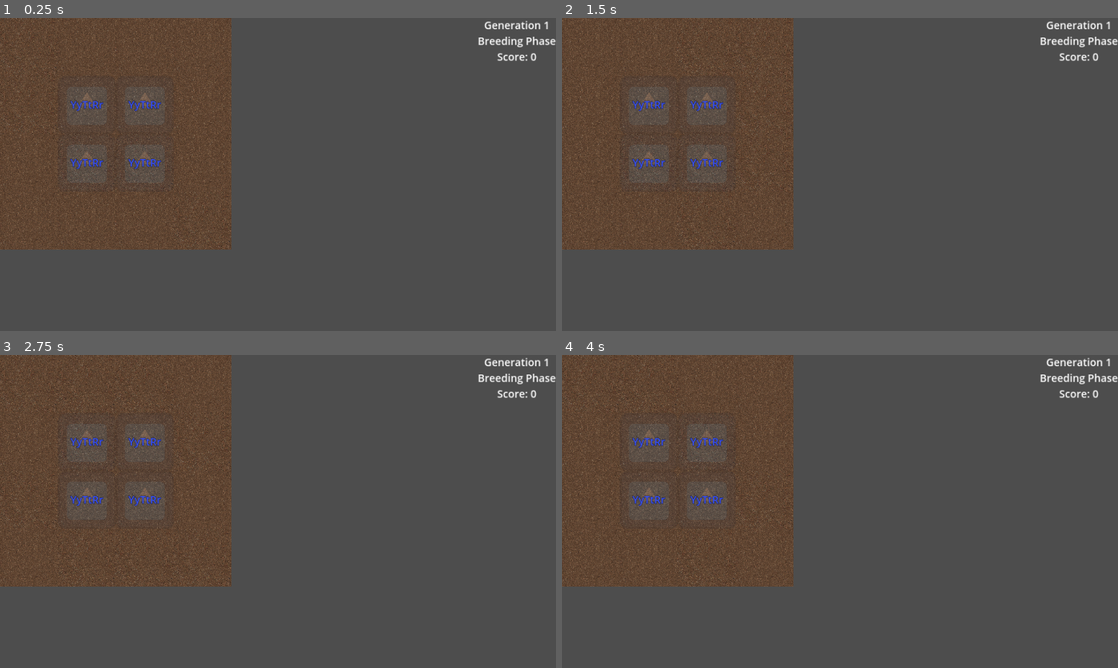
Above: before the commit, frames 1-4 (two rows, left to right).
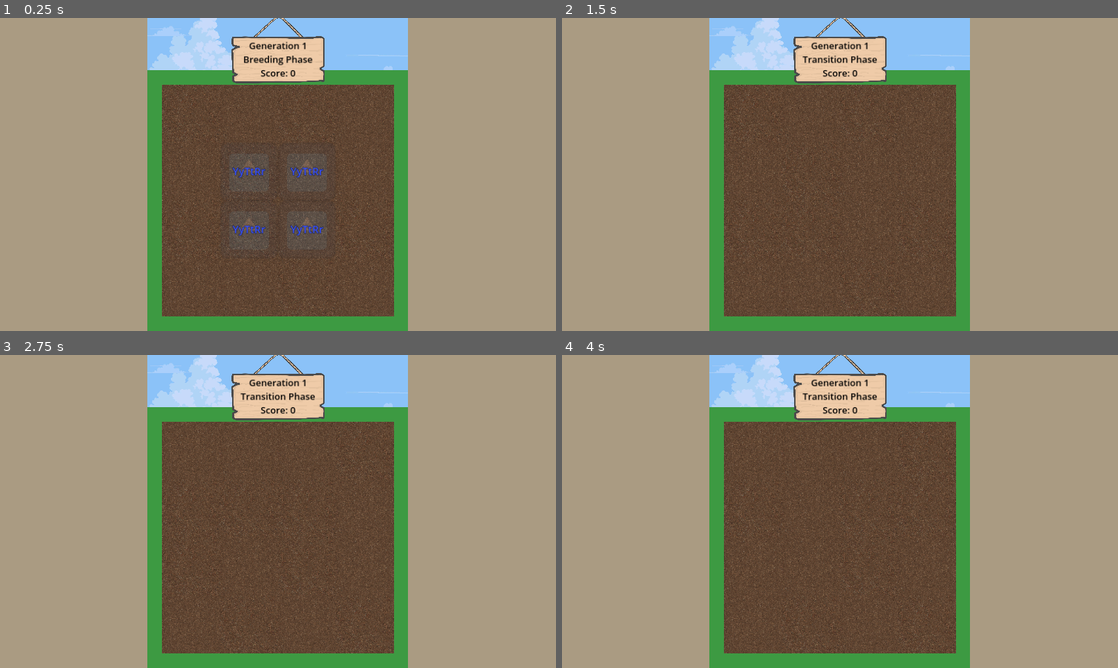
Above: after the commit, the same moments.

Repository: vincentwilliamrodriguez/Inheritopia
Game: Godot game, scene res://scenes/game.tscn
Same seed, same stepped clock (60 frames per second), same inputs: the game is played once before the commit and once after it. The engine's default icon, where the game draws it, is replaced by a stand-in: a white triangle on a blue panel in a dark square.
Inputs (mouse positions are in pixels of both pictures, inside the frame that each line leads up to):
- Up to frame 1 (0.25 s): no input
- Up to frame 2 (1.5 s): tap Enter at 0.5 s; move the mouse to (962, 158) at 0.52 s; tap N (next) at 0.6, 1.35 s; click (962, 158) at 0.67 s; tap Space at 1.25 s; move the mouse to (728, 190) at 1.27 s; click (728, 190) at 1.42 s
- Up to frame 3 (2.75 s): tap Enter at 2 s; move the mouse to (333, 442) at 2.02 s; tap N (next) at 2.1 s; click (333, 442) at 2.17 s
- Up to frame 4 (4 s): tap Space at 2.75 s; move the mouse to (812, 574) at 2.77 s; tap N (next) at 2.85, 3.6 s; click (812, 574) at 2.92 s; tap Enter at 3.5 s; move the mouse to (1006, 558) at 3.52 s; click (1006, 558) at 3.67 s

The runs differ from the first frame. In frame 1, 88% of the frame differs, in the area x 0-100%, y 0-100%; in frame 2, 92%; in frame 3, 92%; in frame 4, 92%.

Commit message:
Add basic center GUI components & day/night cycle

Diff:
--- a/project.godot
+++ b/project.godot
@@ -36,12 +36,10 @@
 
 folder_colors={
 "res://images/": "blue",
-"res://images/bee/": "yellow",
-"res://images/dirt/": "orange",
-"res://images/icons/": "teal",
 "res://images/sunflower/": "yellow",
 "res://scenes/": "green",
-"res://scripts/": "yellow"
+"res://scripts/": "yellow",
+"res://themes/": "purple"
 }
 
 [input]
--- a/scenes/game.tscn
+++ b/scenes/game.tscn
@@ -1,7 +1,9 @@
-[gd_scene load_steps=19 format=3 uid="uid://bcwkumgg4hhny"]
+[gd_scene load_steps=23 format=3 uid="uid://bcwkumgg4hhny"]
 
 [ext_resource type="Script" path="res://scripts/Game.gd" id="1_bmtli"]
 [ext_resource type="Script" path="res://scripts/Sunflower.gd" id="2_5e7ut"]
+[ext_resource type="Theme" uid="uid://ddeymmf1elgc0" path="res://themes/default_theme.tres" id="2_t6ejp"]
+[ext_resource type="Texture2D" uid="uid://c08pva05aoqfc" path="res://images/sky/day.png" id="3_1268t"]
 [ext_resource type="Texture2D" uid="uid://bf5nf1hlosgwm" path="res://icon.svg" id="3_tqvwn"]
 [ext_resource type="Texture2D" uid="uid://45fbnxxqdelb" path="res://images/dirt/dirt_1.png" id="4_bcfba"]
 [ext_resource type="Texture2D" uid="uid://3v4rfcdcwq3s" path="res://images/dirt/dirt_2.png" id="5_fgwel"]
@@ -9,15 +11,10 @@
 [ext_resource type="Texture2D" uid="uid://qhr2g881xixa" path="res://images/dirt/drought_2.png" id="7_2xrdv"]
 [ext_resource type="Texture2D" uid="uid://sgjact2vc816" path="res://images/dirt/waterlogged_1.png" id="8_dfhwu"]
 [ext_resource type="Texture2D" uid="uid://bo0tml5kn3ks0" path="res://images/dirt/waterlogged_2.png" id="9_du1dr"]
-
-[sub_resource type="LabelSettings" id="LabelSettings_u6mx4"]
-font_size = 36
-font_color = Color(0.215686, 0.321569, 1, 1)
-outline_size = 3
-outline_color = Color(0, 0, 0, 1)
-
-[sub_resource type="LabelSettings" id="LabelSettings_sloeo"]
-font_size = 36
+[ext_resource type="Texture2D" uid="uid://dekrfcp64evr5" path="res://images/misc/wooden_sign.png" id="11_yinur"]
+
+[sub_resource type="StyleBoxFlat" id="StyleBoxFlat_7qphp"]
+bg_color = Color(0.239216, 0.603922, 0.258824, 1)
 
 [sub_resource type="TileSetAtlasSource" id="TileSetAtlasSource_bhr2m"]
 texture = ExtResource("4_bcfba")
@@ -58,22 +55,110 @@
 sources/4 = SubResource("TileSetAtlasSource_cx02h")
 sources/5 = SubResource("TileSetAtlasSource_8mfvb")
 
+[sub_resource type="LabelSettings" id="LabelSettings_u6mx4"]
+font_size = 36
+font_color = Color(0.215686, 0.321569, 1, 1)
+outline_size = 3
+outline_color = Color(0, 0, 0, 1)
+
+[sub_resource type="LabelSettings" id="LabelSettings_sloeo"]
+font_size = 32
+font_color = Color(0, 0, 0, 1)
+
 [node name="Game" type="Control"]
 layout_mode = 3
-anchors_preset = 0
+anchors_preset = 15
+anchor_right = 1.0
+anchor_bottom = 1.0
+grow_horizontal = 2
+grow_vertical = 2
 script = ExtResource("1_bmtli")
 
-[node name="Sunflower" type="Node2D" parent="."]
-z_index = -1
+[node name="Panel" type="Panel" parent="."]
+self_modulate = Color(1, 1, 1, 0)
+layout_mode = 1
+anchors_preset = 15
+anchor_right = 1.0
+anchor_bottom = 1.0
+offset_right = 1920.0
+offset_bottom = 1080.0
+grow_horizontal = 2
+grow_vertical = 2
+
+[node name="LeftUI" type="Panel" parent="."]
+layout_mode = 1
+anchors_preset = 9
+anchor_bottom = 1.0
+offset_right = 510.0
+grow_vertical = 2
+theme = ExtResource("2_t6ejp")
+
+[node name="CenterUI" type="Panel" parent="."]
+layout_mode = 1
+anchors_preset = 13
+anchor_left = 0.5
+anchor_right = 0.5
+anchor_bottom = 1.0
+offset_left = -450.0
+offset_right = 450.0
+grow_horizontal = 2
+grow_vertical = 2
+theme = ExtResource("2_t6ejp")
+theme_override_styles/panel = SubResource("StyleBoxFlat_7qphp")
+
+[node name="Sky" type="TextureRect" parent="CenterUI"]
+unique_name_in_owner = true
+layout_mode = 1
+anchors_preset = 10
+anchor_right = 1.0
+offset_bottom = 180.0
+grow_horizontal = 2
+texture = ExtResource("3_1268t")
+expand_mode = 1
+stretch_mode = 6
+
+[node name="Garden" type="MarginContainer" parent="CenterUI"]
+layout_mode = 1
+anchors_preset = 12
+anchor_top = 1.0
+anchor_right = 1.0
+anchor_bottom = 1.0
+offset_top = -900.0
+grow_horizontal = 2
+grow_vertical = 0
+theme_override_constants/margin_left = 50
+theme_override_constants/margin_top = 50
+theme_override_constants/margin_right = 50
+theme_override_constants/margin_bottom = 50
+
+[node name="TilesPanel" type="PanelContainer" parent="CenterUI/Garden"]
+self_modulate = Color(1, 1, 1, 0)
+layout_mode = 2
+
+[node name="Tiles" type="TileMap" parent="CenterUI/Garden/TilesPanel"]
+unique_name_in_owner = true
+tile_set = SubResource("TileSet_o2tj1")
+format = 2
+layer_0/name = "ground"
+layer_0/tile_data = PackedInt32Array(65536, 0, 0, 0, 0, 0, 131072, 0, 0, 196608, 0, 0, 1, 0, 0, 65537, 0, 0, 131073, 0, 0, 196609, 0, 0, 2, 0, 0, 65538, 0, 0, 131074, 0, 0, 196610, 0, 0, 3, 0, 0, 65539, 0, 0, 131075, 0, 0, 196611, 0, 0)
+
+[node name="SunflowersPanel" type="PanelContainer" parent="CenterUI/Garden"]
+unique_name_in_owner = true
+self_modulate = Color(1, 1, 1, 0)
+layout_mode = 2
+
+[node name="Sunflower" type="Node2D" parent="CenterUI/Garden/SunflowersPanel"]
+unique_name_in_owner = true
+visible = false
 script = ExtResource("2_5e7ut")
 
-[node name="Sprite2D" type="Sprite2D" parent="Sunflower"]
+[node name="Sprite2D" type="Sprite2D" parent="CenterUI/Garden/SunflowersPanel/Sunflower"]
 modulate = Color(1, 1, 1, 0.141176)
 scale = Vector2(1.563, 1.563)
 texture = ExtResource("3_tqvwn")
 centered = false
 
-[node name="Label" type="Label" parent="Sunflower"]
+[node name="Label" type="Label" parent="CenterUI/Garden/SunflowersPanel/Sunflower"]
 anchors_preset = 15
 anchor_right = 1.0
 anchor_bottom = 1.0
@@ -86,25 +171,39 @@
 horizontal_alignment = 1
 vertical_alignment = 1
 
-[node name="Panel" type="Panel" parent="."]
-self_modulate = Color(1, 1, 1, 0)
-layout_mode = 1
-anchors_preset = 15
-anchor_right = 1.0
-anchor_bottom = 1.0
-offset_right = 1920.0
-offset_bottom = 1080.0
-grow_horizontal = 2
-grow_vertical = 2
-
-[node name="Label" type="Label" parent="Panel"]
-layout_mode = 1
-anchors_preset = 1
-anchor_left = 1.0
-anchor_right = 1.0
-offset_left = -248.0
-offset_bottom = 156.0
-grow_horizontal = 0
+[node name="OverlayLayer" type="CanvasLayer" parent="CenterUI/Garden"]
+
+[node name="Overlay" type="Node2D" parent="CenterUI/Garden/OverlayLayer"]
+unique_name_in_owner = true
+position = Vector2(560, 230)
+
+[node name="SignLayer" type="CanvasLayer" parent="CenterUI"]
+
+[node name="Sign" type="TextureRect" parent="CenterUI/SignLayer"]
+unique_name_in_owner = true
+anchors_preset = 5
+anchor_left = 0.5
+anchor_right = 0.5
+offset_left = -161.5
+offset_top = -8.0
+offset_right = 161.5
+offset_bottom = 258.0
+grow_horizontal = 2
+pivot_offset = Vector2(161.5, 0)
+texture = ExtResource("11_yinur")
+expand_mode = 1
+stretch_mode = 4
+
+[node name="Counters" type="Label" parent="CenterUI/SignLayer/Sign"]
+unique_name_in_owner = true
+layout_mode = 1
+anchors_preset = 15
+anchor_right = 1.0
+anchor_bottom = 1.0
+offset_top = 81.0
+offset_bottom = -38.0
+grow_horizontal = 2
+grow_vertical = 2
 size_flags_horizontal = 4
 size_flags_vertical = 0
 text = "Generation 99
@@ -113,9 +212,15 @@
 label_settings = SubResource("LabelSettings_sloeo")
 horizontal_alignment = 1
 
-[node name="Tiles" type="TileMap" parent="."]
-unique_name_in_owner = true
-tile_set = SubResource("TileSet_o2tj1")
-format = 2
-layer_0/name = "ground"
-layer_0/z_index = -1
+[node name="RightUI" type="Panel" parent="."]
+layout_mode = 1
+anchors_preset = 11
+anchor_left = 1.0
+anchor_right = 1.0
+anchor_bottom = 1.0
+offset_left = -510.0
+grow_horizontal = 0
+grow_vertical = 2
+theme = ExtResource("2_t6ejp")
+
+[connection signal="draw" from="CenterUI/Garden/OverlayLayer/Overlay" to="." method="_on_overlay_draw"]
--- a/scripts/Game.gd
+++ b/scripts/Game.gd
@@ -1,9 +1,14 @@
 extends Control
 
-@onready var sunflower_class = $Sunflower
-@onready var counters = $Panel/Label
+@onready var sunflowers_panel = %SunflowersPanel
+@onready var sunflower_template = %Sunflower
+@onready var sky = %Sky
+@onready var sign = %Sign
+@onready var counters = %Counters
 @onready var tiles = %Tiles
-
+@onready var overlay = %Overlay
+@onready var sky_images = [preload("res://images/sky/day.png"),
+						   preload("res://images/sky/night.png")]
 
 var sunflowers: Array[Sunflower]
 var breeding_orders = []
@@ -23,10 +28,12 @@
 }
 
 func _ready():
+	sign.pivot_offset.x = sign.size.x / 2
+
 	# Initialization of tiles
 	for i in 16:
 		var coords = Vector2i(g.to_2d_x(i), g.to_2d_y(i))
-		var value = randi_range(0, 1)
+		var value = g.rng.randi_range(0, 1)
 		tiles.set_cell(0, coords, value, Vector2i(0, 0))
 		soil_values.append(value)
 
@@ -34,14 +41,14 @@
 	for i in g.START_POS:
 		var sunflower = new_sunflower(i, g.START_GENES)
 		sunflowers.append(sunflower)
-		add_child.call_deferred(sunflower)
+		sunflowers_panel.add_child.call_deferred(sunflower)
 
 func _process(delta):
 	# Updates counters
 	var phase_name = g.PHASES[phase_num]
 	counters.text = "Generation %s\n%s\nScore: %s" % [generation_num, phase_name, score]
 
-	queue_redraw()
+	overlay.queue_redraw()
 
 func _input(event):
 	# Breeding Phase control
@@ -52,26 +59,31 @@
 
 		# Selecting breeding parents
 		if event is InputEventMouseButton and event.is_pressed():
-			var clicked_pos = get_viewport().get_mouse_position() / g.SQUARE_SIZE
-
-			if not g.is_inbound(clicked_pos.x, clicked_pos.y):
+			var global_pos = get_viewport().get_mouse_position()
+			var local_pos = tiles.to_local(global_pos)
+			var map_pos = tiles.local_to_map(local_pos)
+
+			if not g.is_inbound(map_pos.x, map_pos.y):
 				return
 
-			var selected_parent = find_by_pos(g.to_1d_vector(clicked_pos))
+			var selected_parent = find_by_pos(g.to_1d_vector(map_pos))
 
 			if selected_parent and not selected_parent.is_parent:
 				when_parent_selected(selected_parent)
 			else:
 				reset_selected_parents()
 
-func _draw():
-	for order in breeding_orders:
-		var center_1 = order[0].position + Vector2(g.SQUARE_SIZE / 2, g.SQUARE_SIZE / 2)
-		var center_2 = order[1].position + Vector2(g.SQUARE_SIZE / 2, g.SQUARE_SIZE / 2)
-
-		draw_line(center_1, center_2, Color.GREEN, 2.0)
-		draw_circle(center_2, 10, Color.GREEN)
-
+func _on_overlay_draw():
+	# For breeding phase overlay
+	if (phase_num == 1):
+		for order in breeding_orders:
+			var center_1 = order[0].position + Vector2(g.SQUARE_SIZE / 2, g.SQUARE_SIZE / 2)
+			var center_2 = order[1].position + Vector2(g.SQUARE_SIZE / 2, g.SQUARE_SIZE / 2)
+
+			overlay.draw_line(center_1, center_2, Color.GREEN, 2.0)
+			overlay.draw_circle(center_2, 10, Color.GREEN)
+
+	# For event overlay
 	for event_name in events:
 		if not g.events_overlay[event_name]:
 			continue
@@ -83,17 +95,21 @@
 
 			for i in 16:
 				if g.is_true_in_map(event_map, i):
-					draw_rect(Rect2(g.to_2d_x(i) * g.SQUARE_SIZE, g.to_2d_y(i) * g.SQUARE_SIZE, g.SQUARE_SIZE, g.SQUARE_SIZE), event_color)
+					overlay.draw_rect(Rect2(g.to_2d_x(i) * g.SQUARE_SIZE, g.to_2d_y(i) * g.SQUARE_SIZE, g.SQUARE_SIZE, g.SQUARE_SIZE), event_color)
 
 		elif is_event_active(event_name):
-			draw_rect(Rect2(0, 0, g.SQUARE_SIZE * 4, g.SQUARE_SIZE * 4), event_color)
-
+			if event_name == "Night":
+				overlay.draw_rect(Rect2(-50, -50, g.SQUARE_SIZE * 4 + 100, g.SQUARE_SIZE * 4 + 100), event_color)
+			else:
+				overlay.draw_rect(Rect2(0, 0, g.SQUARE_SIZE * 4, g.SQUARE_SIZE * 4), event_color)
+
+	# For custom overlay
 	for i in 16:
 		if g.is_true_in_map(preview_map, i):
-			draw_rect(Rect2(g.to_2d_x(i) * g.SQUARE_SIZE, g.to_2d_y(i) * g.SQUARE_SIZE, g.SQUARE_SIZE, g.SQUARE_SIZE), Color("Red", 0.3))
+			overlay.draw_rect(Rect2(g.to_2d_x(i) * g.SQUARE_SIZE, g.to_2d_y(i) * g.SQUARE_SIZE, g.SQUARE_SIZE, g.SQUARE_SIZE), Color("Red", 0.3))
 
 func new_sunflower(pos, genes):
-	var sunflower = sunflower_class.duplicate()
+	var sunflower = sunflower_template.duplicate()
 	sunflower.visible = true
 	sunflower.genes = genes
 	sunflower.pos = pos
@@ -164,11 +180,15 @@
 	for sunflower in sunflowers:
 		sunflower.queue_free()
 
+	await get_tree().create_timer(0.5).timeout
+
 	sunflowers.clear()
 	sunflowers.append_array(seeds)
 
 	for seed in seeds:
-		add_child.call_deferred(seed)
+		sunflowers_panel.add_child.call_deferred(seed)
+
+	await get_tree().create_timer(0.5).timeout
 
 	breeding_orders.clear()
 	generation_num += 1
@@ -292,7 +312,7 @@
 			current_events.append(event_name)
 
 	print("Awaw %s %s" % [generation_num, current_events])
-	update_tiles()
+	update_event_textures()
 	compute_trait_scores()
 	check_game_over()
 	breeding_phase()
@@ -315,18 +335,22 @@
 		# To-do: game over pop-up
 		get_tree().reload_current_scene()
 
-func update_tiles():
+func update_event_textures():
+	# For tiles
 	for i in 16:
 		var coords = Vector2i(g.to_2d_x(i), g.to_2d_y(i))
 
-		if events["Drought"].active_num > 0:
+		if is_event_active("Drought"):
 			tiles.set_cell(0, coords, 2, Vector2i(0, 0))
 
 		elif g.is_true_in_map(events["Waterlogging"].affected_map, i):
-			tiles.set_cell(0, coords, randi_range(4, 5), Vector2i(0, 0))
+			tiles.set_cell(0, coords, soil_values[i] + 4, Vector2i(0, 0))
 
 		else:
 			tiles.set_cell(0, coords, soil_values[i], Vector2i(0, 0))
+
+	# For the sky
+	sky.texture = sky_images[int(is_event_active("Night"))]
 
 func find_index(inp: Sunflower):
 	for i in len(sunflowers):
--- a/scripts/g.gd
+++ b/scripts/g.gd
@@ -18,7 +18,7 @@
 	"Waterlogging": 	Color("Blue", 0.2),
 	"Drought": 			Color("Orange", 0.05),
 	"Pest Invasion": 	Color("Red", 0.2),
-	"Night": 			Color("Black", 0.1),
+	"Night": 			Color("Black", 0.3),
 	"Fertility": 		Color("Yellow", 0.1)
 }
 var events_overlay = {
@@ -71,11 +71,11 @@
 
 		match dir:
 			Vector2i(-1, -1):	eye_pos = Vector2i(3, 3)
-			Vector2i(-1, 0):		eye_pos = Vector2i(3, 1)
-			Vector2i(-1, 1):		eye_pos = Vector2i(3, 0)
-			Vector2i(0, -1):		eye_pos = Vector2i(2, 3)
+			Vector2i(-1, 0):	eye_pos = Vector2i(3, 1)
+			Vector2i(-1, 1):	eye_pos = Vector2i(3, 0)
+			Vector2i(0, -1):	eye_pos = Vector2i(2, 3)
 			Vector2i(0, 1):		eye_pos = Vector2i(1, 0)
-			Vector2i(1, -1):		eye_pos = Vector2i(0, 3)
+			Vector2i(1, -1):	eye_pos = Vector2i(0, 3)
 			Vector2i(1, 0):		eye_pos = Vector2i(0, 1)
 			Vector2i(1, 1):		eye_pos = Vector2i(0, 0)
 
--- /dev/null
+++ b/themes/controls_bg.tres
@@ -0,0 +1,4 @@
+[gd_resource type="StyleBoxFlat" format=3 uid="uid://xi3fusnf65k"]
+
+[resource]
+bg_color = Color(0.666667, 0.607843, 0.509804, 1)
--- /dev/null
+++ b/themes/default_theme.tres
@@ -0,0 +1,6 @@
+[gd_resource type="Theme" load_steps=2 format=3 uid="uid://ddeymmf1elgc0"]
+
+[ext_resource type="StyleBox" uid="uid://xi3fusnf65k" path="res://themes/controls_bg.tres" id="1_hydms"]
+
+[resource]
+Panel/styles/panel = ExtResource("1_hydms")
Binary file added: images/misc/wooden_sign.png
Not shown, added: images/misc/wooden_sign.png.import
Binary file added: images/sky/day.png
Not shown, added: images/sky/day.png.import
Binary file added: images/sky/night.png
Not shown, added: images/sky/night.png.import
